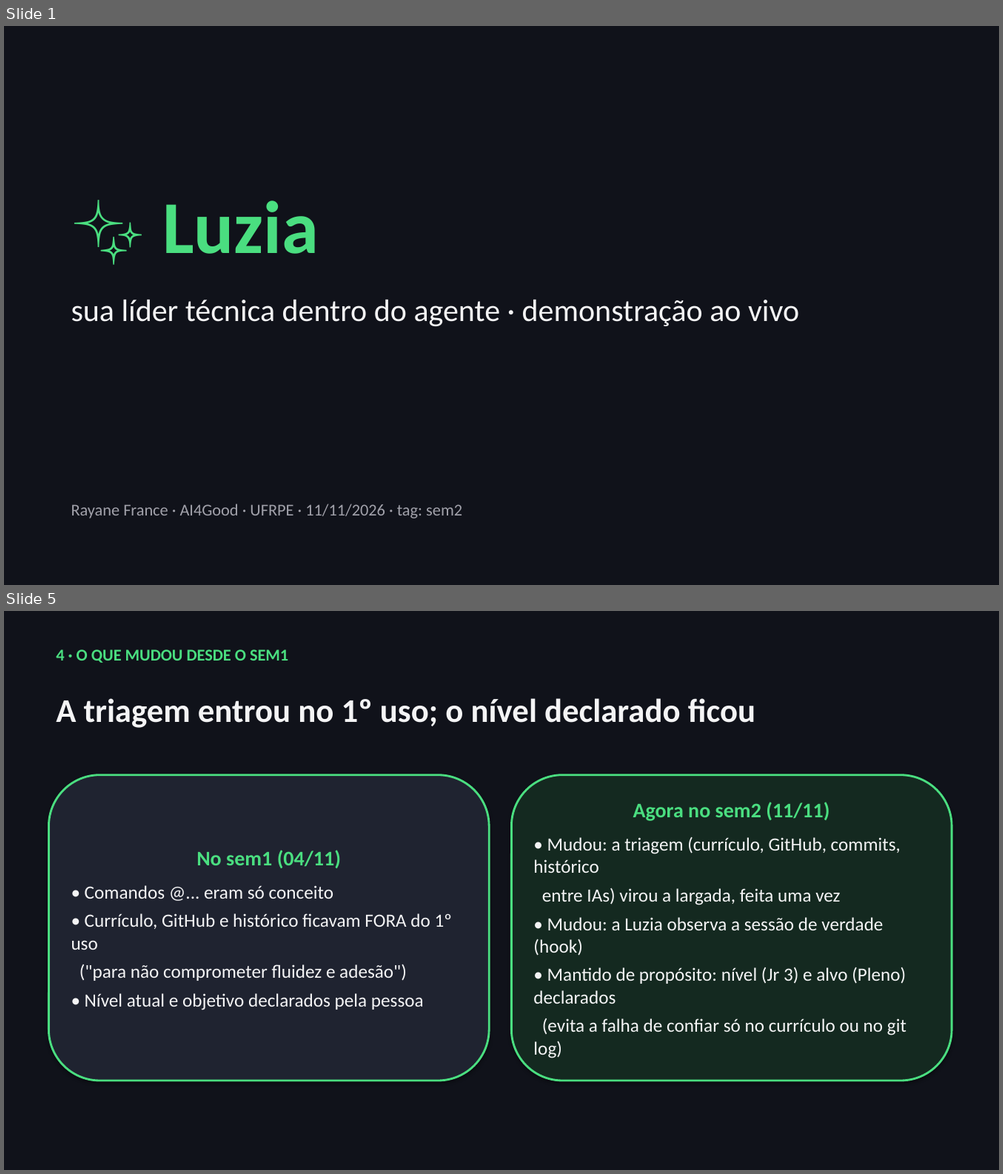
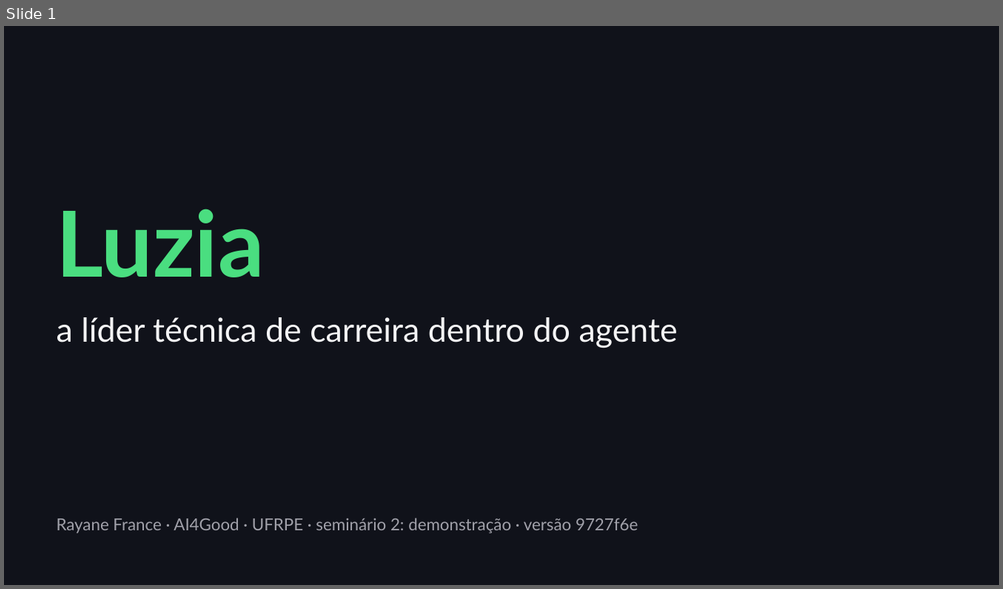
Before and after one commit to rayfrance/ai4good, a slide deck: outputs/sem2_demonstracao.pptx. Shown one above the other, each under a label of ours: slides 1 and 5 before the commit, slide 1 after it; the slides between them are not shown. The pictures are 1003x1174 and 1003x589 pixels, drawn with LibreOffice and Linux fonts; fonts in the diff are those of the drawing. Boxes give left, top, right and bottom in pixels: in the first picture for what was removed or moved away, otherwise in the second. Text is boxed around its words. In the diff, an @@ line names an element or a change of style, - is before the commit and + after.

```diff
--- a/outputs/sem2_demonstracao.pptx
+++ b/outputs/sem2_demonstracao.pptx
@@ slide 5 removed at <box>4,611,999,1170</box>, background #10121A @@
@@ text removed at <box>56,649,288,663</box> @@
-4 · O QUE MUDOU DESDE O SEM1
@@ text removed at <box>56,698,755,728</box> @@
-A triagem entrou no 1º uso; o nível declarado ficou
@@ rounded rectangle removed at <box>48,775,489,1081</box> @@
-No sem1 (04/11)
-• Comandos @... eram só conceito
-• Currículo, GitHub e histórico ficavam FORA do 1º uso
-("para não comprometer fluidez e adesão")
-• Nível atual e objetivo declarados pela pessoa
@@ rounded rectangle removed at <box>512,775,951,1081</box> @@
-Agora no sem2 (11/11)
-• Mudou: a triagem (currículo, GitHub, commits, histórico
-entre IAs) virou a largada, feita uma vez
-• Mudou: a Luzia observa a sessão de verdade (hook)
-• Mantido de propósito: nível (Jr 3) e alvo (Pleno) declarados
-(evita a falha de confiar só no currículo ou no git log)
@@ slide 1 changed as well @@
@@ text at <box>57,209,264,278</box>: text changed; size 72 to 88 pt; font Calibri to Lato @@
-✨ Luzia
+Luzia
@@ text at <box>57,318,677,348</box>: text changed; size 30 to 32 pt; font Calibri to Lato @@
-sua líder técnica dentro do agente · demonstração ao vivo
+a líder técnica de carreira dentro do agente
@@ text at <box>57,518,637,534</box>: text changed; font Calibri to Lato @@
-Rayane France · AI4Good · UFRPE · 11/11/2026 · tag: sem2
+Rayane France · AI4Good · UFRPE · seminário 2: demonstração · versão 9727f6e
```
Also in this commit, not shown: 1 other slide changed, 3 slides added, 2 other slides removed, 2 other files.
